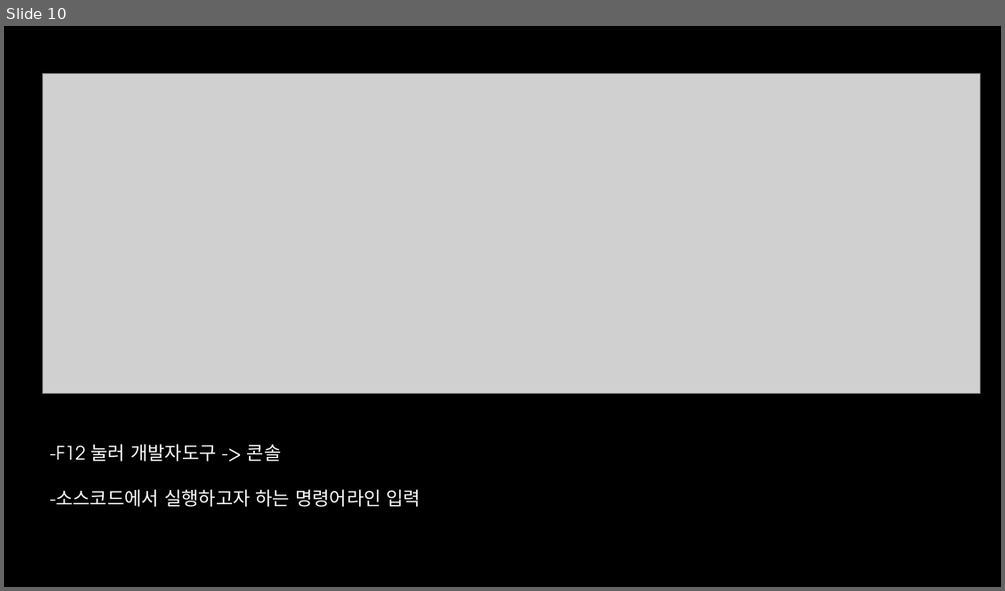
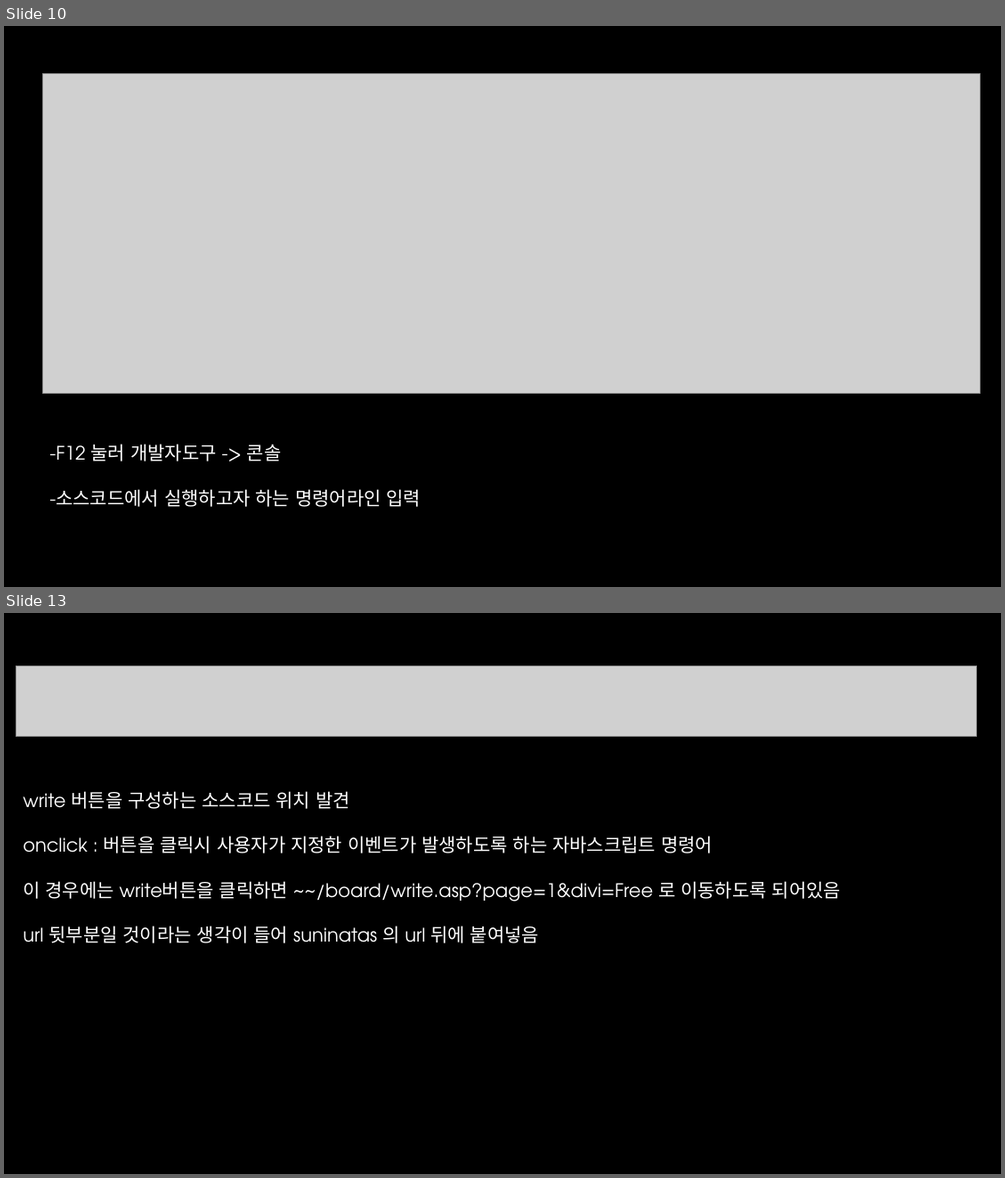
Before and after one commit to TAEKnical/Presentation-material-, a slide deck: 모두의보안 suninatas web.pptx. Shown one above the other, each under a label of ours: slide 10 before the commit, slides 10 and 13 after it; the slides between them are not shown. The pictures are 1005x591 and 1005x1178 pixels, drawn with LibreOffice and Linux fonts; fonts in the diff are those of the drawing; grey boxes stand for pictures; background and template pictures are left out. Boxes give left, top, right and bottom in pixels: in the first picture for what was removed or moved away, otherwise in the second. Text is boxed around its words. In the diff, an @@ line names an element or a change of style, - is before the commit and + after.

```diff
--- a/모두의보안 suninatas web.pptx
+++ b/모두의보안 suninatas web.pptx
@@ slide 13 added at [4, 613, 1001, 1174], background picture (left out) @@
@@ picture added at [16, 666, 977, 736] @@
@@ text added at [23, 791, 841, 943], 18 pt, text #FFFFFF @@
+write 버튼을 구성하는 소스코드 위치 발견
+onclick : 버튼을 클릭시 사용자가 지정한 이벤트가 발생하도록 하는 자바스크립트 명령어
+이 경우에는 write버튼을 클릭하면 ~~/board/write.asp?page=1&divi=Free 로 이동하도록 되어있음
+url 뒷부분일 것이라는 생각이 들어 suninatas 의 url 뒤에 붙여넣음
```
Also in this commit, not shown: 17 other slides added.
